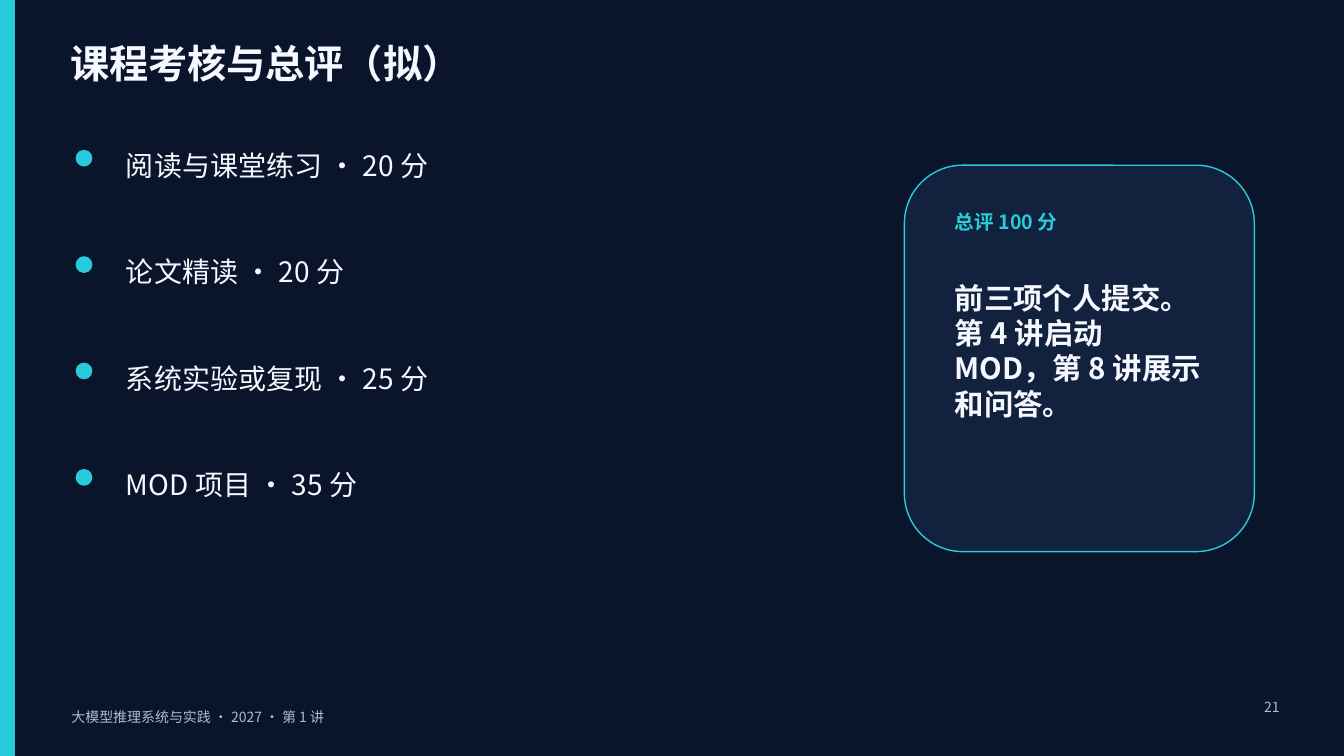
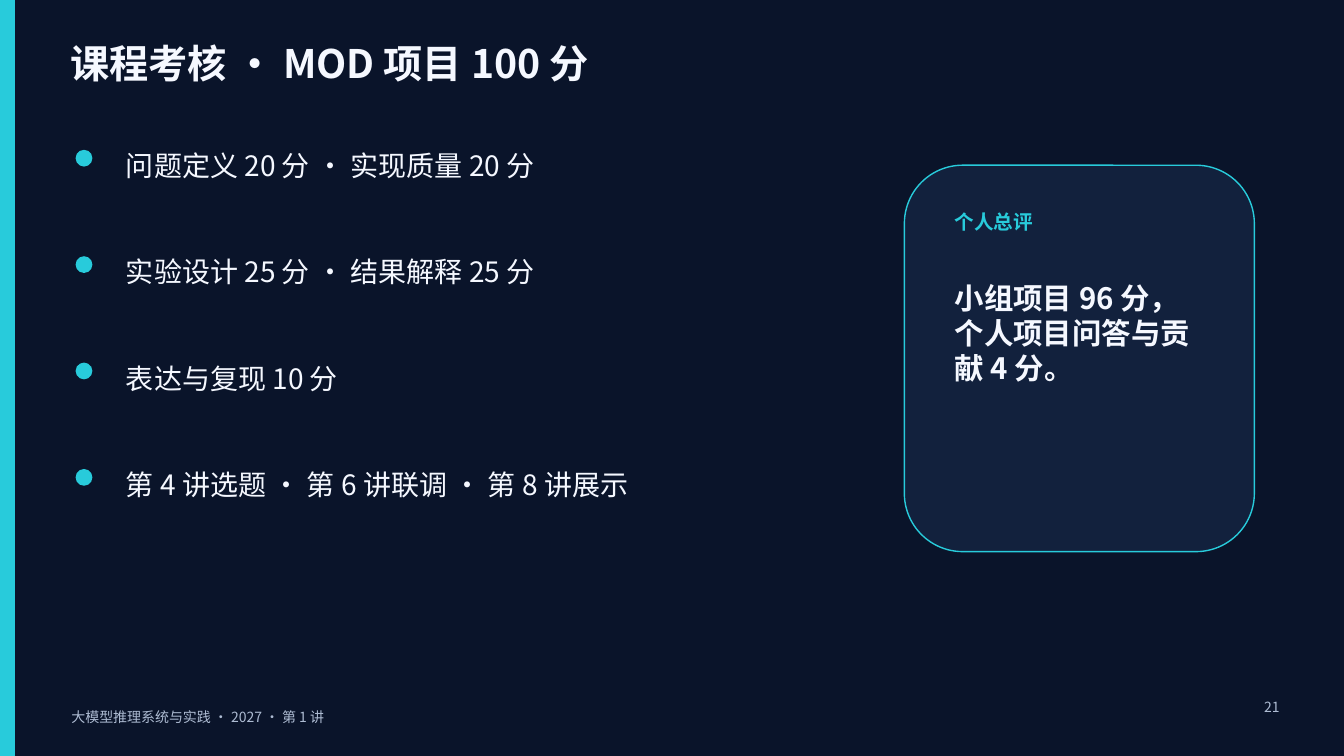
Before and after one commit to vLLM-HUST/intro-to-llm-inference-engines, a slide deck: slide 21 of build/slides/2027/lectures-8-pptx/第01讲_课程导论与评价指标.pptx. Drawn at 1344x756 pixels with LibreOffice and Linux fonts; fonts in the diff are those of the drawing. Boxes give left, top, right and bottom in pixels: in the first picture for what was removed or moved away, otherwise in the second. Text is boxed around its words. In the diff, an @@ line names an element or a change of style, - is before the commit and + after.

```diff
--- a/build/slides/2027/lectures-8-pptx/第01讲_课程导论与评价指标.pptx
+++ b/build/slides/2027/lectures-8-pptx/第01讲_课程导论与评价指标.pptx
@@ text at (x1=70, y1=44, x2=588, y2=82): text changed @@
-课程考核与总评（拟）
+课程考核 · MOD 项目 100 分
@@ text at (x1=126, y1=152, x2=534, y2=179): text changed @@
-阅读与课堂练习 · 20 分
+问题定义 20 分 · 实现质量 20 分
@@ text at (x1=955, y1=212, x2=1033, y2=231): text changed @@
-总评 100 分
+个人总评
@@ text at (x1=126, y1=258, x2=534, y2=285): text changed @@
-论文精读 · 20 分
+实验设计 25 分 · 结果解释 25 分
@@ text at (x1=955, y1=284, x2=1190, y2=382): text changed @@
-前三项个人提交。第 4 讲启动 MOD，第 8 讲展示和问答。
+小组项目 96 分，个人项目问答与贡献 4 分。
@@ text at (x1=126, y1=365, x2=338, y2=391): text changed @@
-系统实验或复现 · 25 分
+表达与复现 10 分
@@ text at (x1=126, y1=471, x2=628, y2=498): text changed @@
-MOD 项目 · 35 分
+第 4 讲选题 · 第 6 讲联调 · 第 8 讲展示
```
Also in this commit, not shown: 11 other files.
